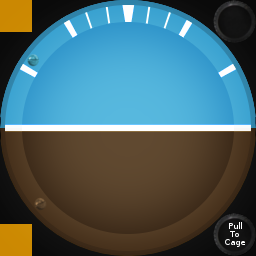
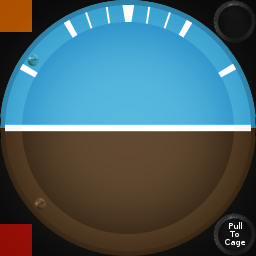
Two versions of the same layered image (256×256). Layer-by-layer changes:
added layer "Eingefügte Ebene" above "AI1.rgb copy #1" over [0, 0, 32, 256]
